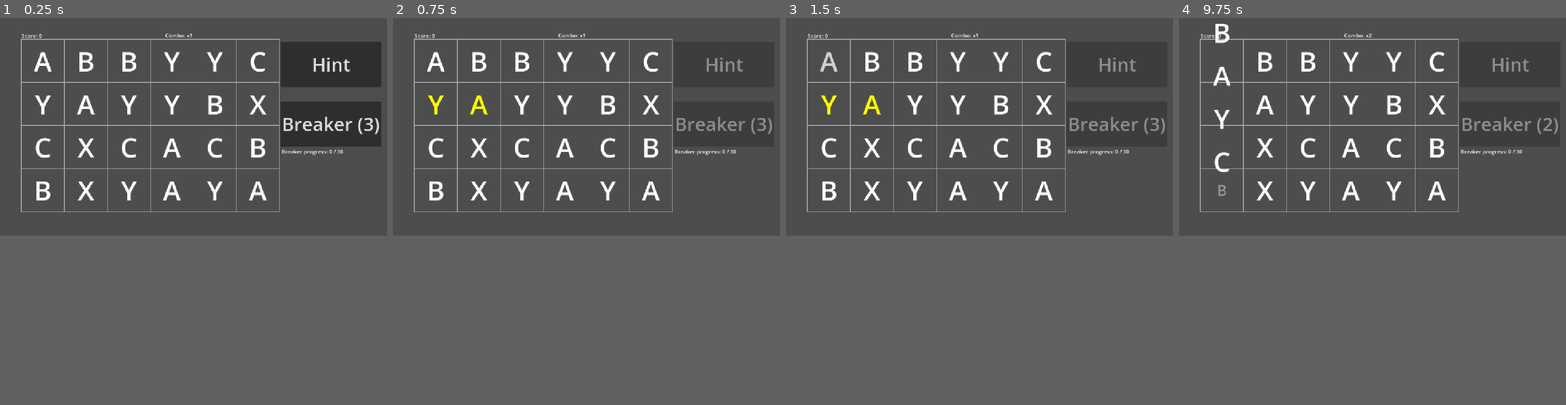
Above: before the commit, frames 1-4 (left to right).
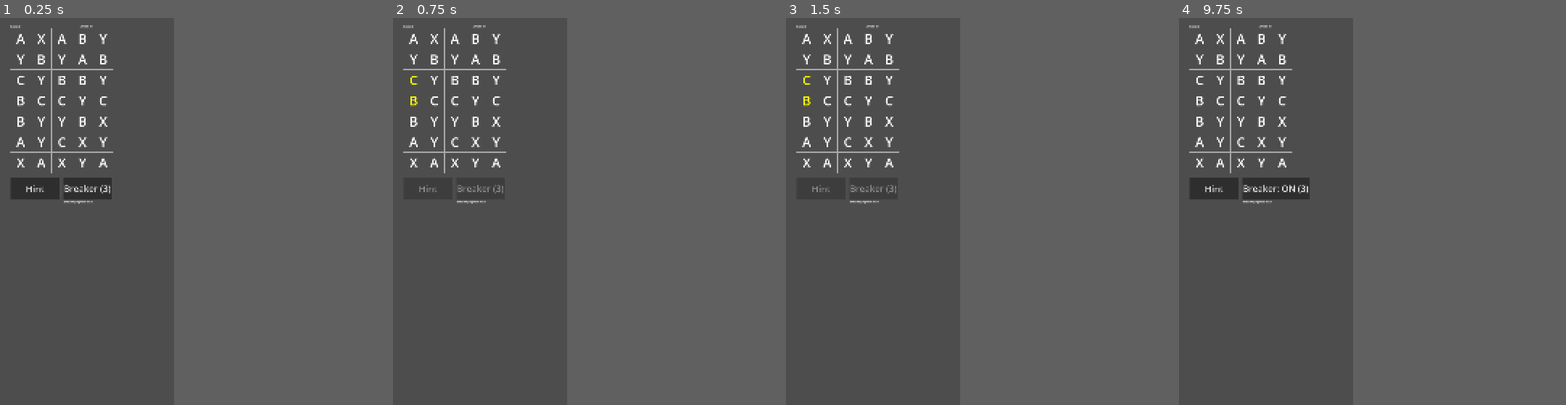
Above: after the commit, the same moments.

Repository: fehudma/godot_projects
Game: Godot game, scene res://Scenes/game.tscn
Two runs of this game, one before a commit and one after it. Both use one fixed random seed, a clock stepped at 60 frames per second and the inputs below.
Inputs (mouse positions are in pixels of both pictures, inside the frame that each line leads up to):
- Up to frame 1 (0.25 s): no input
- Up to frame 2 (0.75 s): click "Hint" at 0.5 s
- Up to frame 3 (1.5 s): tap Enter at 1.25 s; move the mouse to (828, 60) at 1.27 s; click (828, 60) at 1.42 s
- Up to frame 4 (9.75 s): click "Breaker (3)" at 2 s; click "Breaker: ON (3)" at 2.75 s; click "Hint" at 3.5 s; tap Space at 4.25, 9.5 s; move the mouse to (1221, 103) at 4.27 s; click (1221, 103) at 4.42 s; click "Breaker (3)" at 5 s; click "Breaker: ON (3)" at 5.75 s; click "Hint" at 6.5 s; tap Enter at 7.25 s; move the mouse to (1221, 145) at 7.27 s; click (1221, 145) at 7.42 s; click "Breaker (3)" at 8 s; click "Breaker: ON (3)" at 8.75 s; move the mouse to (1221, 188) at 9.52 s; click (1221, 188) at 9.67 s
In our replay, the window is 800x450 before the commit and 360x800 after it. These sizes can differ from the game's own. Grey fills any space a smaller window leaves; there, only what the larger window draws over its background counts as a difference.

The runs differ from the first frame. In frame 1, 12% of the frame differs, in the area x 2-99%, y 1-51%; in frame 2, 5.2%; in frame 3, 5.2%; in frame 4, 6.5%.

Commit message:
1080 x 2400 pixels, 20:9 ratio device settings change

Diff:
--- a/Scenes/board.gd
+++ b/Scenes/board.gd
@@ -1,8 +1,8 @@
 extends Node2D
 
 #==========================CONST
-const COLUMNS: int = 6
-const ROWS: int = 4
+const COLUMNS: int = 5
+const ROWS: int = 7
 
 const CELL_WIDTH: int = 128
 const CELL_HEIGHT: int = 128
--- a/Scenes/game.tscn
+++ b/Scenes/game.tscn
@@ -44,34 +44,35 @@
 [node name="Control" type="Control" parent="." unique_id=875048242]
 layout_mode = 3
 anchors_preset = 0
-offset_left = 216.0
-offset_right = 256.0
-offset_bottom = 40.0
+offset_left = -600.0
+offset_top = 864.0
+offset_right = -560.0
+offset_bottom = 904.0
 
 [node name="HintButton" type="Button" parent="Control" unique_id=1440403269]
 layout_mode = 0
-offset_left = 620.0
-offset_top = 71.0
-offset_right = 920.0
-offset_bottom = 206.0
+offset_left = 667.0
+offset_top = 127.0
+offset_right = 967.0
+offset_bottom = 262.0
 theme_override_font_sizes/font_size = 55
 text = "Hint"
 
 [node name="BreakerButton" type="Button" parent="Control" unique_id=476545329]
 layout_mode = 0
-offset_left = 619.0
-offset_top = 248.0
-offset_right = 872.0
-offset_bottom = 383.0
+offset_left = 992.0
+offset_top = 125.0
+offset_right = 1292.0
+offset_bottom = 260.0
 theme_override_font_sizes/font_size = 55
 text = "Breaker (0)"
 
 [node name="BreakerProgressLabel" type="Label" parent="Control" unique_id=371216888]
 layout_mode = 0
-offset_left = 622.0
-offset_top = 386.0
-offset_right = 806.0
-offset_bottom = 409.0
+offset_left = 995.0
+offset_top = 263.0
+offset_right = 1179.0
+offset_bottom = 286.0
 text = "Breaker progress: 0 / 30"
 
 [connection signal="pressed" from="TestButton" to="Board" method="_on_test_button_pressed"]
--- a/project.godot
+++ b/project.godot
@@ -17,8 +17,11 @@
 
 [display]
 
+window/size/viewport_width=1080
+window/size/viewport_height=2400
 window/stretch/mode="canvas_items"
 window/stretch/aspect="expand"
+window/handheld/orientation=1
 
 [physics]
 
Not shown, changed: export_presets.cfg
